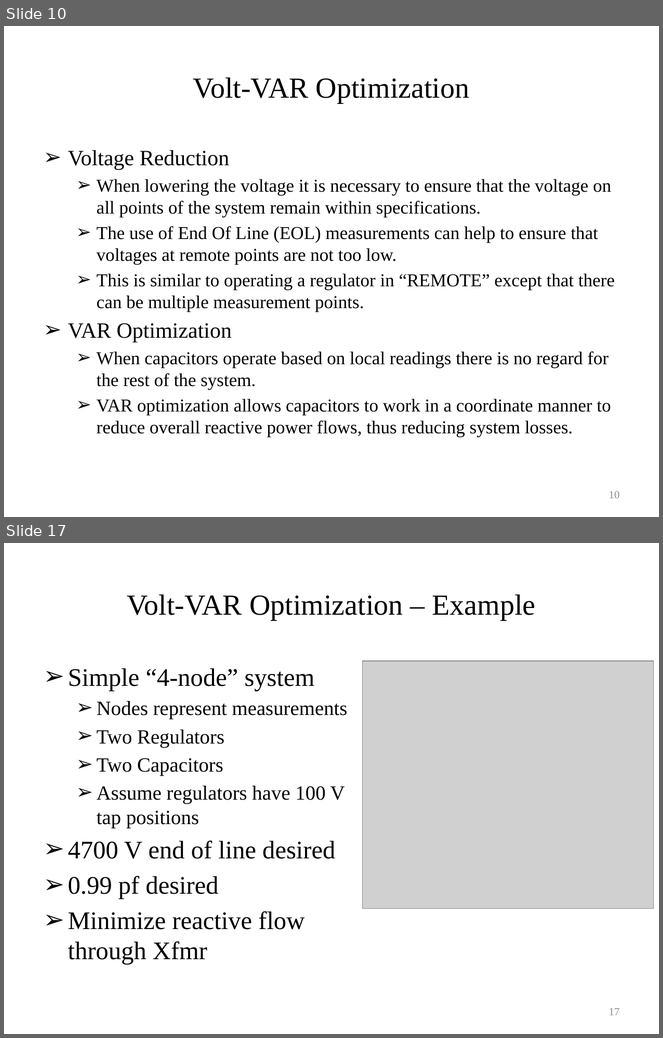
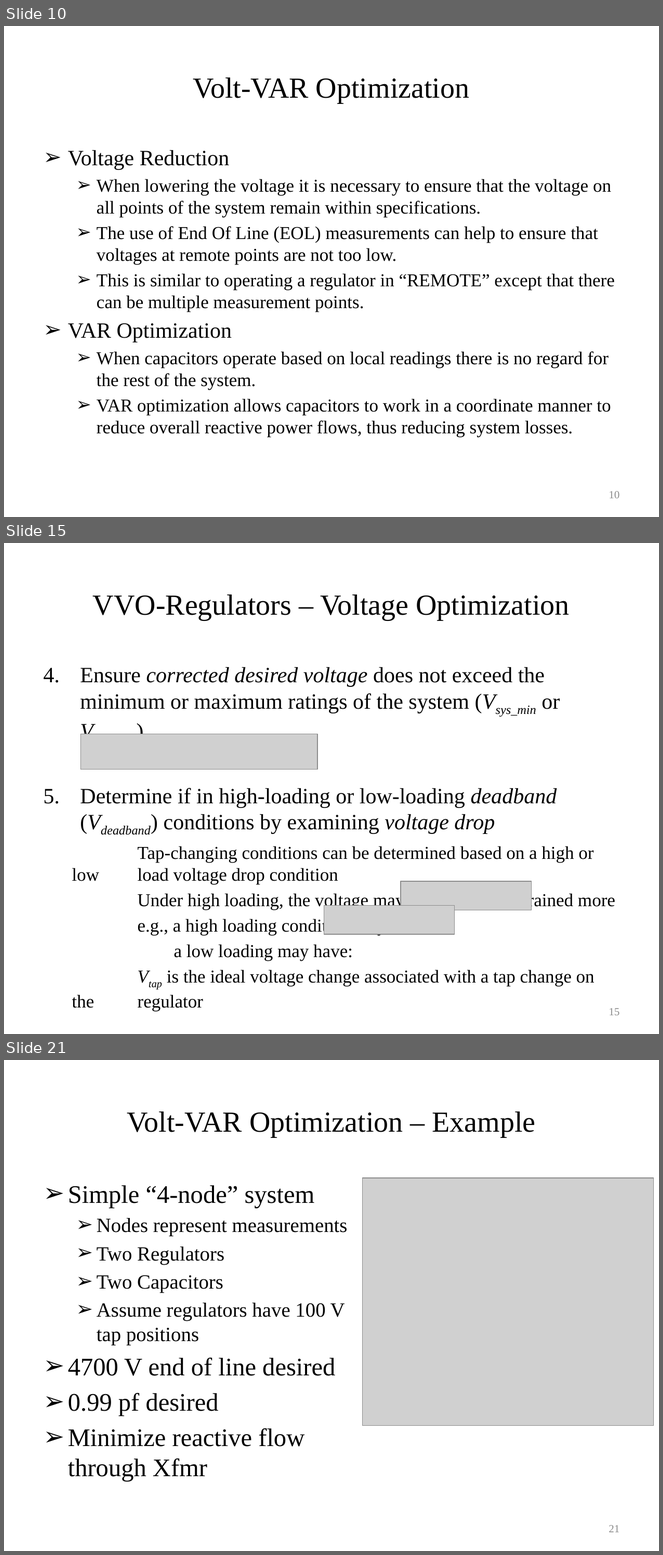
Before and after one commit to gridlab-d/course, a slide deck: University of Washington Class/Module 6 - Volt-VAR Optimization.pptx. Shown one above the other, each under a label of ours: slides 10 and 17 before the commit, slides 10, 15 and 21 after it; the slides between them are not shown. The pictures are 663x1038 and 663x1555 pixels, drawn with LibreOffice and Linux fonts; fonts in the diff are those of the drawing; grey boxes stand for pictures. Boxes give left, top, right and bottom in pixels: in the first picture for what was removed or moved away, otherwise in the second. Text is boxed around its words. In the diff, an @@ line names an element or a change of style, - is before the commit and + after.

```diff
--- a/University of Washington Class/Module 6 - Volt-VAR Optimization.pptx
+++ b/University of Washington Class/Module 6 - Volt-VAR Optimization.pptx
@@ slide 15 added at (4,543,659,1034), background #FFFFFF @@
@@ title added at (93,594,569,620), 32 pt, text #000000 @@
+VVO-Regulators – Voltage Optimization
@@ text added at (80,667,616,987), 20 pt, text #000000 @@
+4. Ensure corrected desired voltage does not exceed the minimum or maximum ratings of the system (Vsys_min or Vsys_max)
+5. Determine if in high-loading or low-loading deadband (Vdeadband) conditions by examining voltage drop
+  Tap-changing conditions can be determined based on a high or low load voltage drop condition
+  Under high loading, the voltage may want to be constrained more
+  e.g., a high loading condition may have:
+  a low loading may have:
+  Vtap is the ideal voltage change associated with a tap change on the regulator
@@ picture added at (80,734,318,770) @@
@@ picture added at (401,882,531,911) @@
@@ picture added at (324,906,455,935) @@
@@ page number added at (609,1008,620,1016), 12 pt, text #8C8C8C @@
+15
@@ what was slide 17 is now slide 21 @@
@@ page number at (609,1525,620,1533): text changed @@
-17
+21
```
Also in this commit, not shown: 7 slides changed, 3 other slides added.
